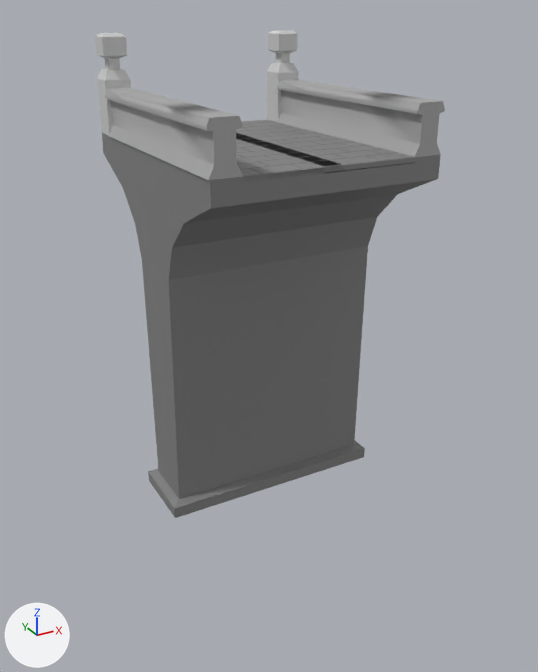
One commit to the FBX model Game Engine/Assets/Art/Environment/Bridge 0.fbx: the scene before it, then after it.
One viewpoint serves both versions: a 50 mm lens placed at (-12.8, -21.8, 16.5), pointed at (-0.8, 0.0, 5.5). Arrows for +X, +Y and +Z are at lower left; the lights stay in place. Where no turn or scale is listed for an object, it has been applied to the vertices. Vertices at the same position are counted once.
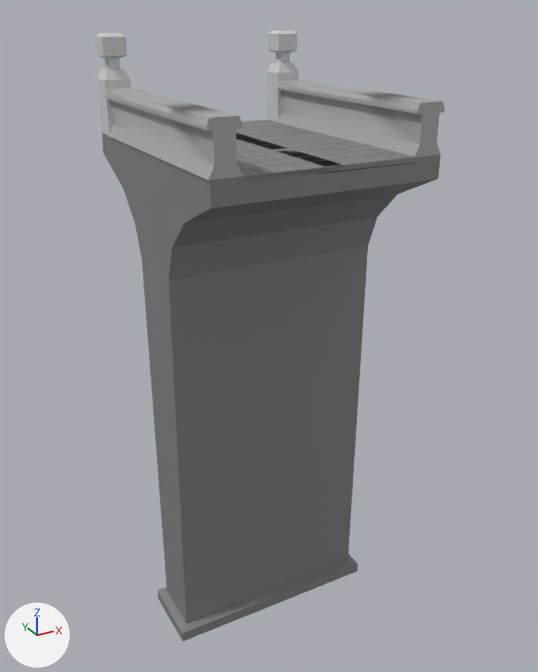
The newer file is also turned or shifted as a whole; pictures and numbers use the older file's frame.

What differs and where, as boxes (x1, y1, x2, y2) in the pictures (538 x 672 px; the box of a moved part takes in the faces that stretch with it):
'Cube.008', reshaped (25% taller): before (95, 30, 445, 518); after (95, 30, 445, 641)
part 1 of me_cube_052, moved or reshaped: before (142, 246, 368, 518); after (142, 246, 368, 641)

Diff of the bpy script that builds the scene:
```diff
--- a/Game Engine/Assets/Art/Environment/Bridge 0.fbx.py
+++ b/Game Engine/Assets/Art/Environment/Bridge 0.fbx.py
@@ me_cube_052 @@
 me_cube_052.from_pydata(...)  # 2326 vertices, 2312 faces; spans x -5.3..2.8, y -4.6..4.5, z 0.0..15.7
 # used by ob_cube_008; location = (0.0, 0.0, 0.0)
+# me_cube_052 part 1: all 24 vertices in x -5.3..2.8, y -1.4..1.3, z 0.0..0.5 are moved by (0.0, 0.0, -5.8)
 me_cube_052.materials.append(mat_material)
```
